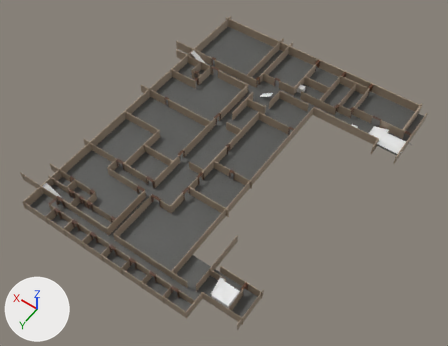
Two versions of the Blender file assets/aligned_models/lower.blend, one commit apart.
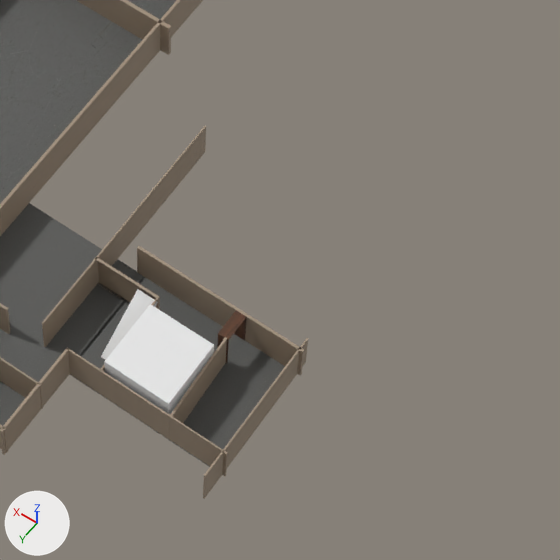
The first picture shows the older version from a 50 mm camera at (-45.7, 75.6, 89.1) aimed at (-5.7, 19.5, 0.9). The close-ups show the older and then the newer version on the part from 41% to 73% of the width and 59% to 100% of the height of that picture. Only the edits that show in the close-ups are written down. Arrows for +X, +Y and +Z are at lower left; the lights stay in place.

The scene before the commit, as lines of its bpy script (objects in view):
```python
me_cube_003 = bpy.data.meshes.new('Cube.003')
me_cube_003.from_pydata(...)  # a box spanning x -1.0..1.0, y -1.0..1.0, z -1.0..1.0
me_floor = bpy.data.meshes.new('Floor')
me_floor.from_pydata(...)  # 16 vertices, 4 faces; spans x -3.0..12.3, y -17.7..1.8, z 0.0
me_floor.materials.append(mat_material)  # picture img_concrete_floor_worn_001_diff_1k_jpg
me_walls = bpy.data.meshes.new('Walls')
me_walls.from_pydata(...)  # 798 vertices, 598 faces; spans x -47.2..4.4, y -56.8..4.2, z 0.0..2.0
me_walls.materials.append(mat_material_004)  # picture img_beige_wall_001_diff_1k_jpg
# before: 224 (-33.5, -11.4, 0.0), 225 (-33.5, -11.4, 2.0) at pixel (204, 125), 693 (-33.6, -11.4, 0.0) at pixel (205, 151), 694 (-33.6, -11.4, 2.0) at pixel (206, 126)
ob_cube_003 = bpy.data.objects.new('Cube.003', me_cube_003)
ob_cube_003.location = (-20.77, 40.2, 2.94)
ob_cube_003.scale = (1.51, 1.51, 1.51)
ob_cube_087 = bpy.data.objects.new('Cube.087', me_walls)
ob_cube_087.location = (17.33, 41.91, 2.0)
ob_floor = bpy.data.objects.new('Floor', me_floor)
ob_floor.location = (-20.58, 40.51, 2.0)
ob_floor.scale = (3.04, 3.04, 3.04)
# also in view: 'Plane.006' at (-18.8, 39.4, 2.9)
```
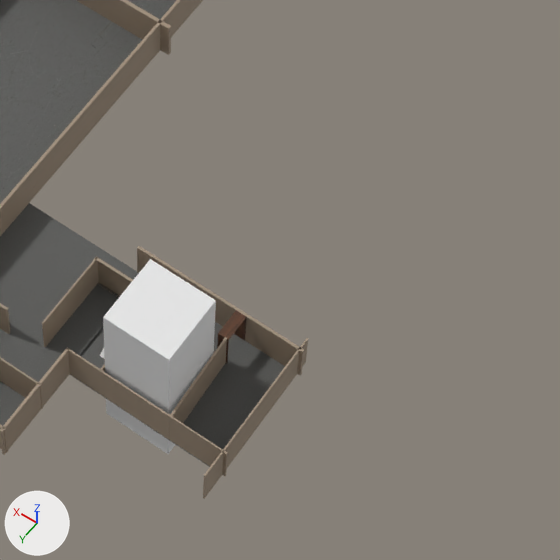
Where the newer file only moved an object's origin or applied its transform, the numbers keep the older frame.

Diff of the bpy script that builds the scene:
```diff
--- a/assets/aligned_models/lower.blend.py
+++ b/assets/aligned_models/lower.blend.py
@@ me_walls @@
 me_walls.from_pydata(...)  # 798 vertices, 598 faces; spans x -47.2..4.4, y -56.8..4.2, z 0.0..2.0
 # used by ob_cube_087; location = (17.33, 41.91, 2.0)
+# me_walls part 1
+for i in [224, 225, 693, 694]: me_walls.vertices[i].co += Vector((0.0, 7.5, 0.0))
 me_walls.materials.append(mat_material_004)
@@ me_cube_003_1 @@
+me_cube_003_1.from_pydata(...)  # a box spanning x -1.0..1.0, y -1.0..1.0, z -1.96..3.37
@@ ob_cube_003 @@
-ob_cube_003 = bpy.data.objects.new('Cube.003', me_cube_003)
-ob_cube_003.location = (-20.77, 40.2, 2.94)
-ob_cube_003.scale = (1.51, 1.51, 1.51)
@@ ob_elevator @@
+ob_elevator = bpy.data.objects.new('elevator', me_cube_003_1)
+ob_elevator.location = (-20.77, 40.2, 2.94)
+ob_elevator.scale = (1.5, 1.5, 1.5)
```

Changed parts and their boxes [x1, y1, x2, y2] in the close-ups (560 x 560 px; the box of a moved part takes in the faces that stretch with it):
'elevator', added: after [103, 259, 216, 454]
'Cube.003', deleted: before [104, 304, 214, 415]
part 1 of me_walls, moved or reshaped: before [42, 126, 206, 347]; after [42, 258, 99, 347]
